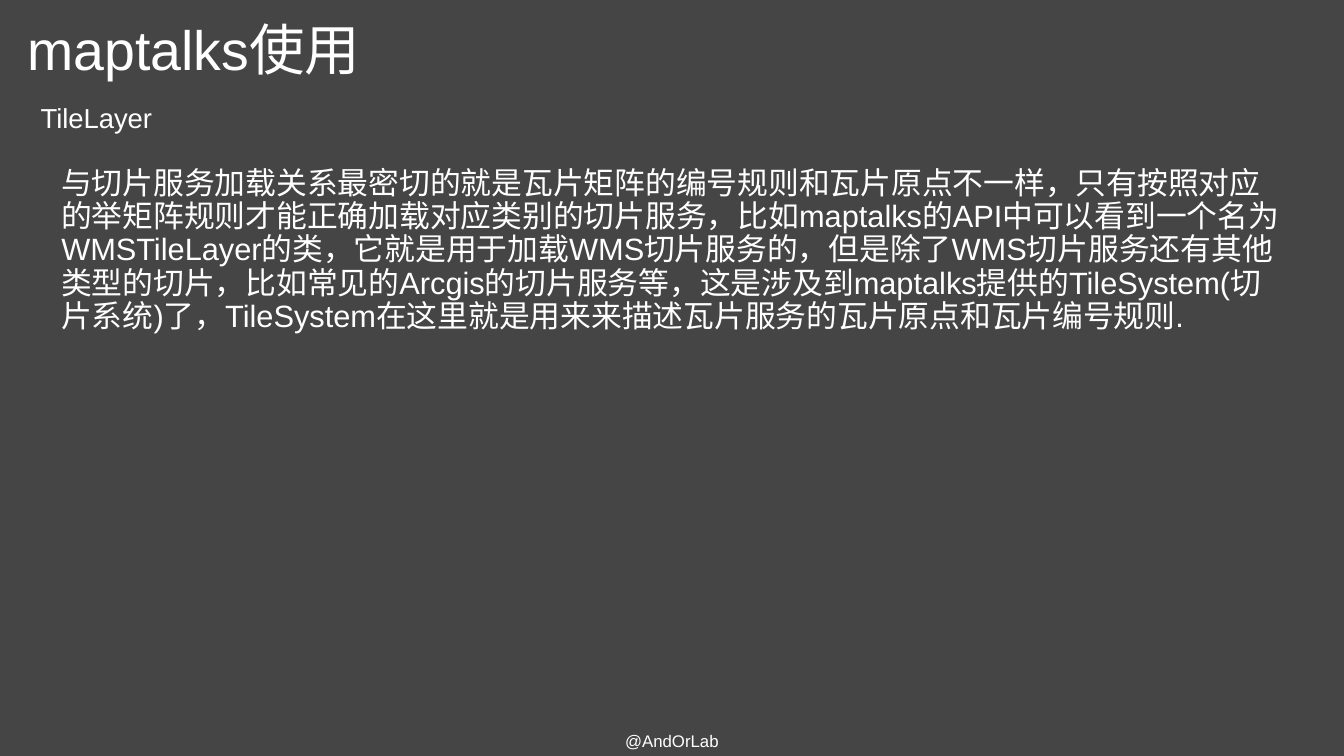
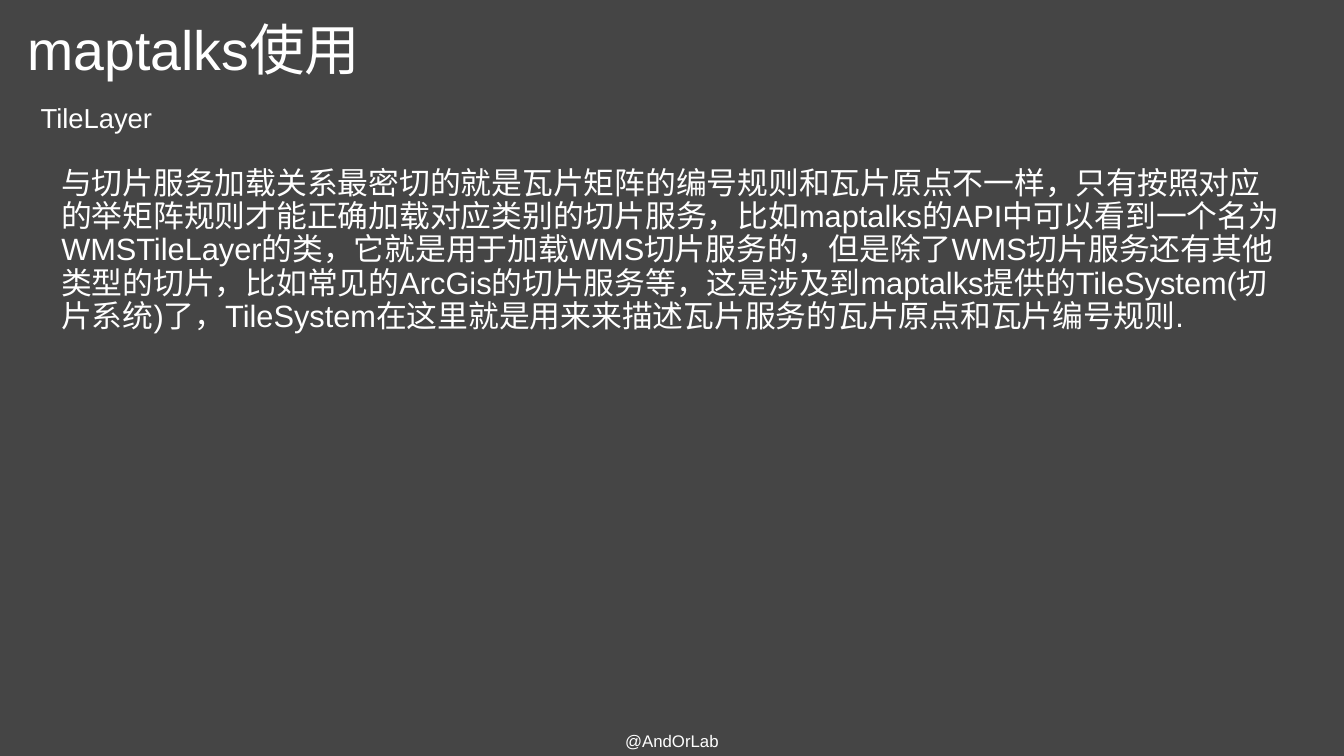
Before and after one commit to AndorLab/TodoList, a slide deck: slide 12 of contents/2018-11-14-杜秀秀/maptalks使用基础.pptx (slide 10 before the commit). Drawn at 1344x756 pixels with LibreOffice and Linux fonts; fonts in the diff are those of the drawing. Boxes give left, top, right and bottom in pixels: in the first picture for what was removed or moved away, otherwise in the second. Text is boxed around its words. In the diff, an @@ line names an element or a change of style, - is before the commit and + after.

```diff
--- a/contents/2018-11-14-杜秀秀/maptalks使用基础.pptx
+++ b/contents/2018-11-14-杜秀秀/maptalks使用基础.pptx
@@ text at (x1=61, y1=168, x2=1279, y2=334): text changed @@
-与切片服务加载关系最密切的就是瓦片矩阵的编号规则和瓦片原点不一样，只有按照对应的举矩阵规则才能正确加载对应类别的切片服务，比如maptalks的API中可以看到一个名为WMSTileLayer的类，它就是用于加载WMS切片服务的，但是除了WMS切片服务还有其他类型的切片，比如常见的Arcgis的切片服务等，这是涉及到maptalks提供的TileSystem(切片系统)了，TileSystem在这里就是用来来描述瓦片服务的瓦片原点和瓦片编号规则.
+与切片服务加载关系最密切的就是瓦片矩阵的编号规则和瓦片原点不一样，只有按照对应的举矩阵规则才能正确加载对应类别的切片服务，比如maptalks的API中可以看到一个名为WMSTileLayer的类，它就是用于加载WMS切片服务的，但是除了WMS切片服务还有其他类型的切片，比如常见的ArcGis的切片服务等，这是涉及到maptalks提供的TileSystem(切片系统)了，TileSystem在这里就是用来来描述瓦片服务的瓦片原点和瓦片编号规则.
```
Also in this commit, not shown: 7 other slides changed, 3 slides added.
